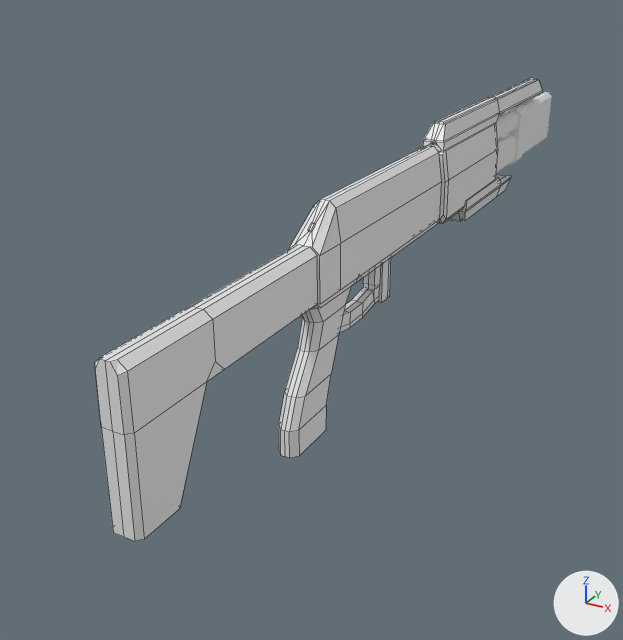
The Blender file ProtoRifle.blend: old version first, new version second.
Camera for both pictures: a 50 mm camera at (8.4, -16.8, 6.0) aimed at (-2.0, 2.1, -3.4). The lights are fixed; the arrows at lower right show +X, +Y and +Z. Mesh edges are drawn as thin lines on the coarser meshes.
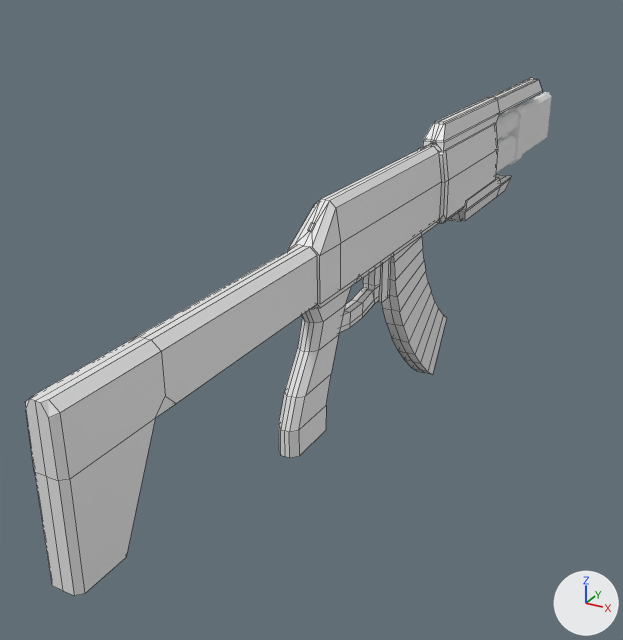
Location of each change, (x1, y1, x2, y2) in pixels of the pictures (623 x 640 px; the box of a moved part takes in the faces that stretch with it):
'Cube', reshaped (16% wider, 12% taller): before (95, 78, 542, 541); after (25, 78, 542, 596)
'Mag', added: after (382, 236, 447, 375)
part 1 of me_cube, moved or reshaped: before (95, 251, 288, 541); after (25, 251, 288, 596)

The change in detail:
me_cube has 274 vertices, 195 faces and spans x 0.0..0.5, y -8.1..15.2, z -4.4..1.5.
me_cube is used by ob_cube; location (0.0, 0.0, 0.0).
me_cube part 1: all 22 vertices in x 0.0..0.3, y -8.1..-5.4, z -3.0..0.2 are moved by (0.0, -1.4, 0.0).
Mesh me_cube_004 is new.
It has 56 vertices, 41 faces and spans x -0.25..0.0, y 2.18..6.6, z -6.14..-0.49.
Object 'Mag' (ob_mag) is new; it shows me_cube_004.
Its location is (0.0, 0.0, 0.0).
It gains a MIRROR modifier named 'Mirror'.
Modifier setting: use_clip = True.
